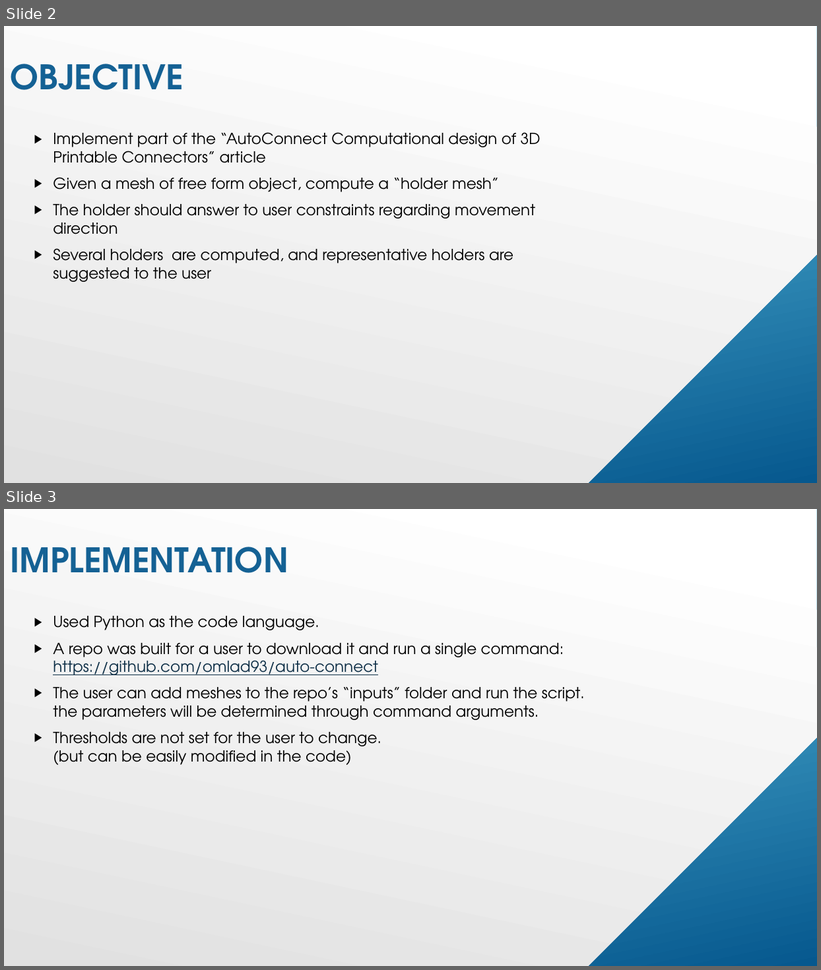
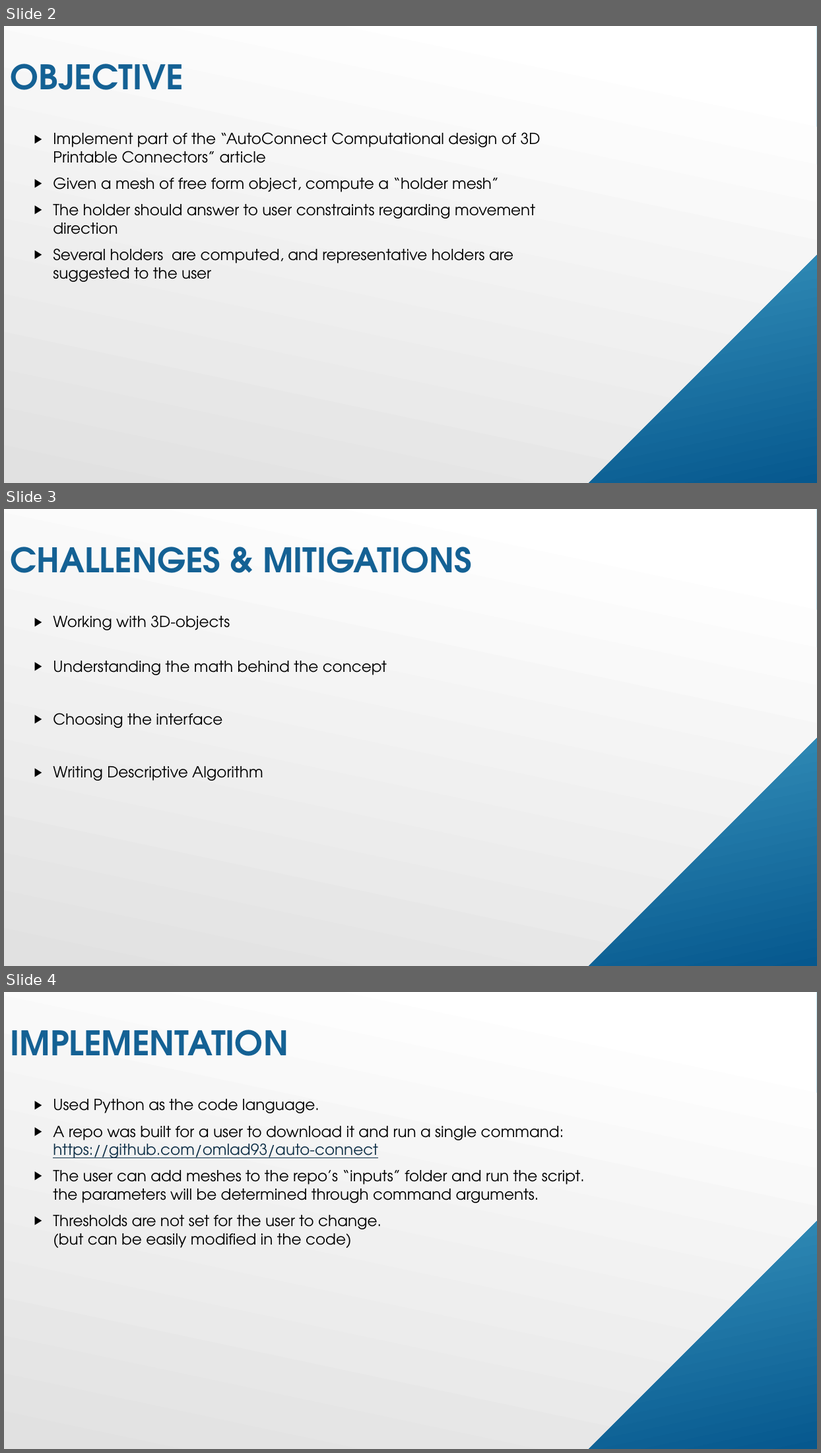
Before and after one commit to omlad93/auto-connect, a slide deck: presentation/AutoConnect.pptx. Shown one above the other, each under a label of ours: slides 2 and 3 before the commit, slides 2, 3 and 4 after it. The pictures are 821x970 and 821x1453 pixels, drawn with LibreOffice and Linux fonts; fonts in the diff are those of the drawing. Boxes give left, top, right and bottom in pixels: in the first picture for what was removed or moved away, otherwise in the second. Text is boxed around its words. In the diff, an @@ line names an element or a change of style, - is before the commit and + after.

Commit message:
presetation added slide

```diff
--- a/presentation/AutoConnect.pptx
+++ b/presentation/AutoConnect.pptx
@@ slide 3 added at [4, 509, 817, 966], background gradient #FFFFFF to #E1E1E1; not listed: 5 template elements that a slide beside it also shows @@
@@ rectangle added at [4, 509, 817, 966], fill gradient #6ED2EB to #06588E @@
@@ snip rect added at [4, 509, 817, 966], fill gradient #FFFFFF to #E1E1E1 @@
@@ text added at [11, 547, 472, 573], 40 pt, text #146194, bold @@
+CHALLENGES & MITIGATIONS
@@ text added at [53, 615, 387, 781], 18 pt, text #000000 @@
+▶ Working with 3D-objects
+▶ Understanding the math behind the concept
+▶ Choosing the interface
+▶ Writing Descriptive Algorithm
@@ group added at [618, 706, 817, 921]: 5 lines @@
@@ what was slide 3 is now slide 4 @@
```
